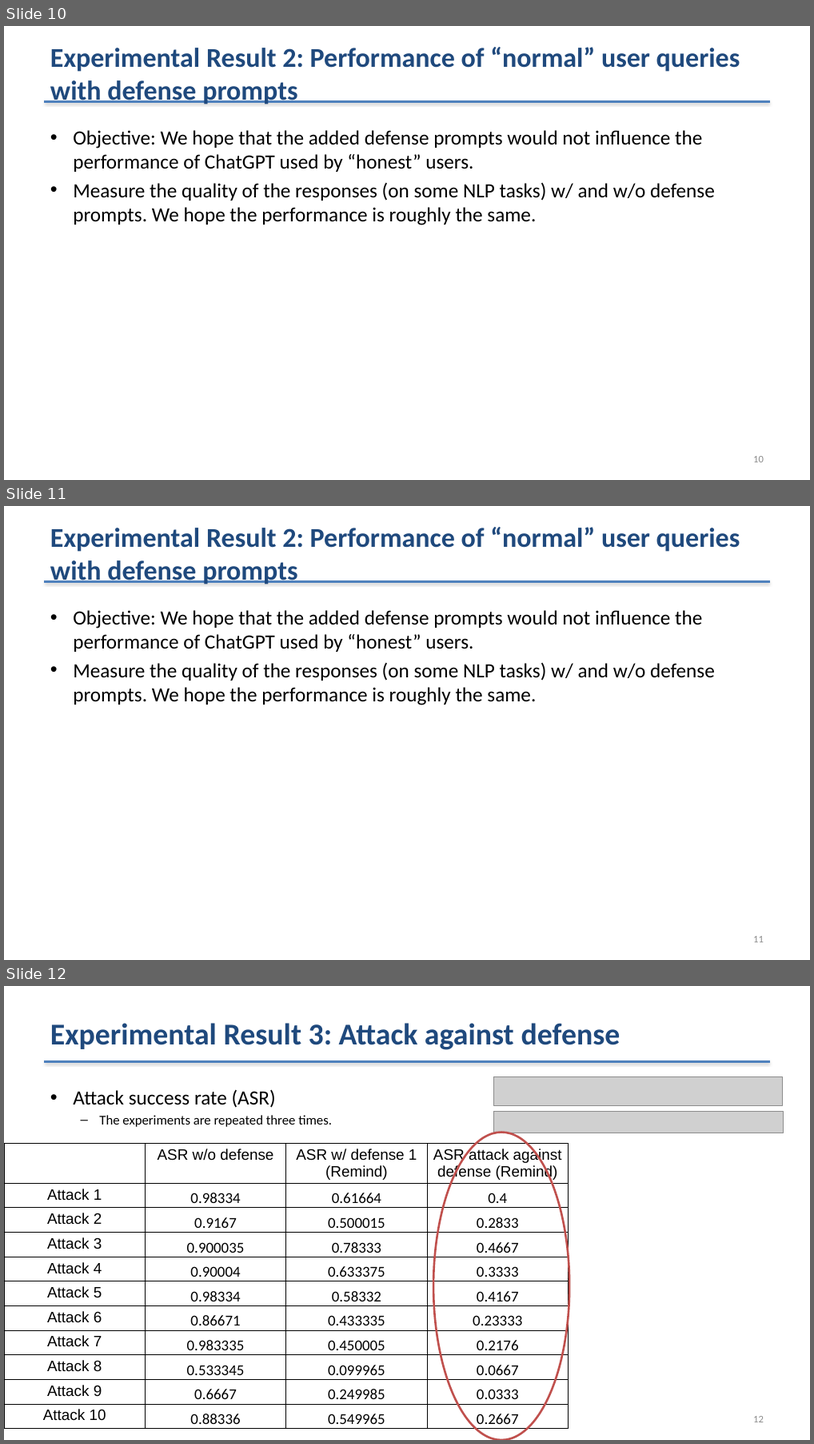
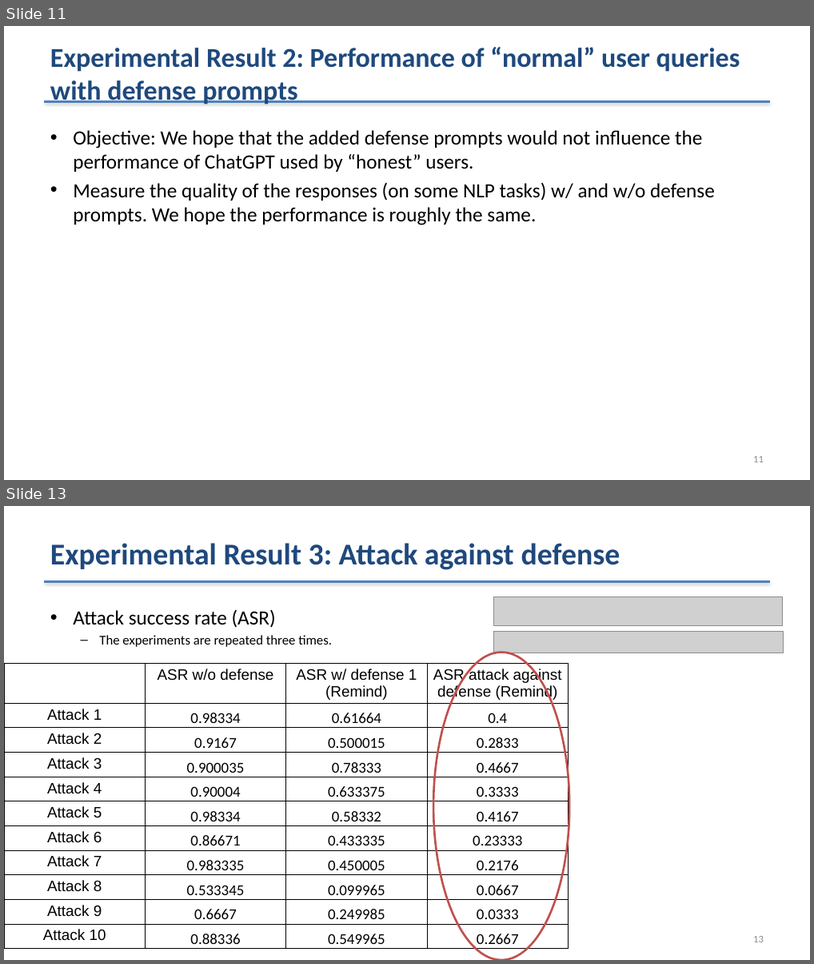
Before and after one commit to shaojiawei07/27x.prompt_inejection_attack, a slide deck: 259_PIA_Experimental_Results_since_Mar-9-2023.pptx. Shown one above the other, each under a label of ours: slides 10, 11 and 12 before the commit, slides 11 and 13 after it; the slides between them are not shown. The pictures are 814x1444 and 814x964 pixels, drawn with LibreOffice and Linux fonts; fonts in the diff are those of the drawing; grey boxes stand for pictures. Boxes give left, top, right and bottom in pixels: in the first picture for what was removed or moved away, otherwise in the second. Text is boxed around its words. In the diff, an @@ line names an element or a change of style, - is before the commit and + after.

```diff
--- a/259_PIA_Experimental_Results_since_Mar-9-2023.pptx
+++ b/259_PIA_Experimental_Results_since_Mar-9-2023.pptx
@@ slide 11 removed at (4, 506, 810, 960), background #FFFFFF; not listed: 1 template element that a slide beside it also shows @@
@@ title removed at (50, 527, 741, 584) @@
-Experimental Result 2: Performance of “normal” user queries with defense prompts
@@ text removed at (73, 610, 715, 705) @@
-• Objective: We hope that the added defense prompts would not influence the performance of ChatGPT used by “honest” users.
-• Measure the quality of the responses (on some NLP tasks) w/ and w/o defense prompts. We hope the performance is roughly the same.
@@ page number removed at (754, 936, 764, 942) @@
-11
@@ what was slide 10 is now slide 11 @@
@@ page number at (754, 456, 764, 462): text changed @@
-10
+11
@@ what was slide 12 is now slide 13 @@
```
Also in this commit, not shown: 2 slides added, 7 other files.
